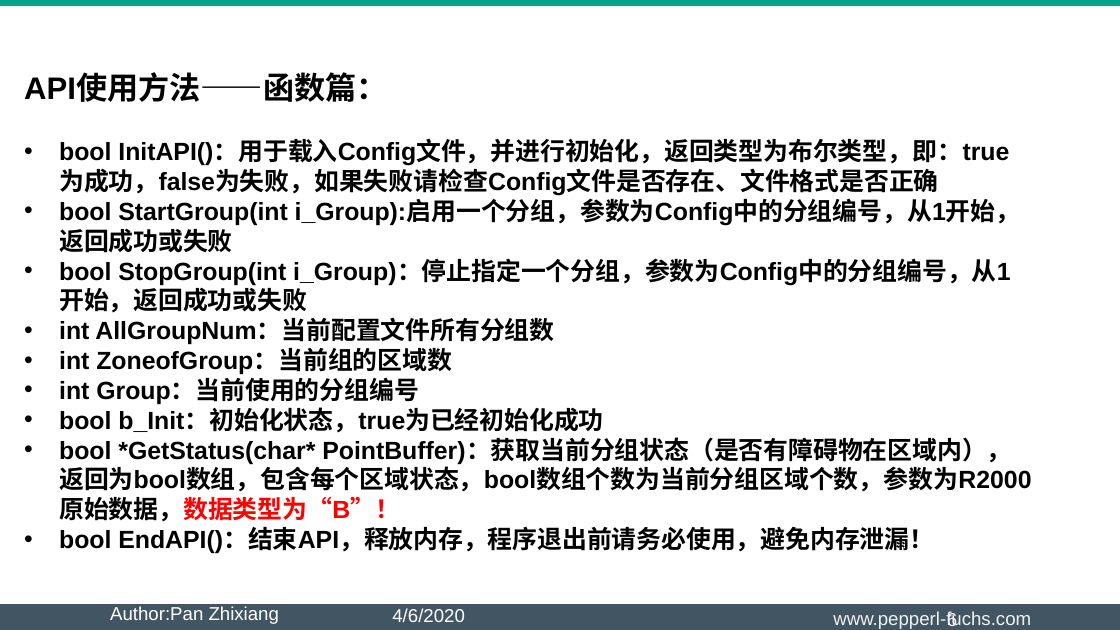
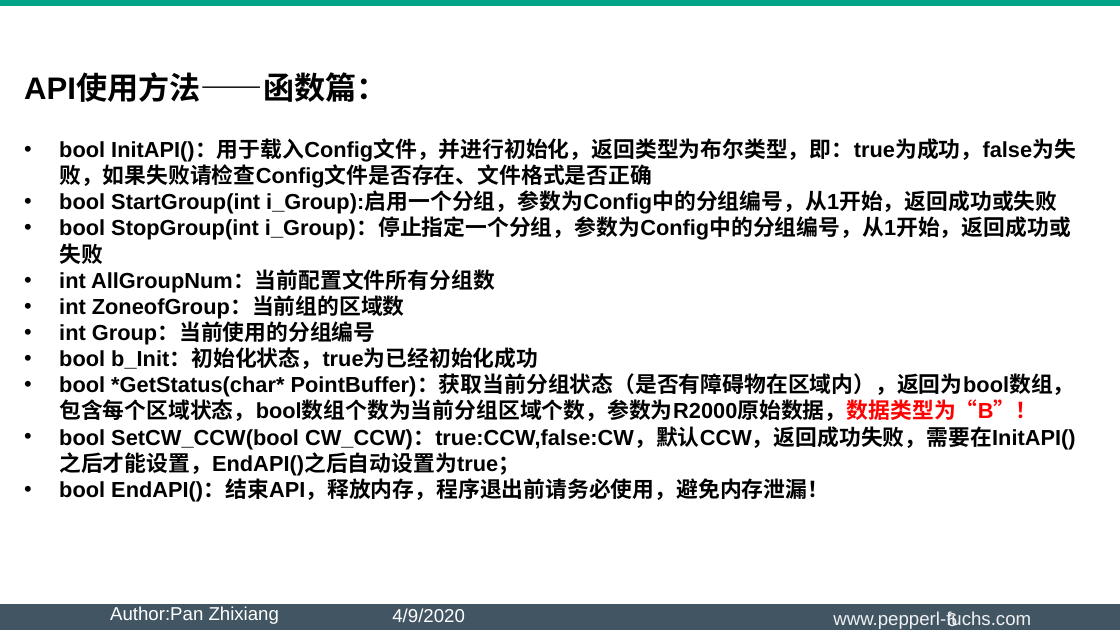
Before and after one commit to Heavydpan/Pepperl-and-Fuchs, a slide deck: slide 6 of R2000 DET 区域划分使用说明.pptx. Drawn at 1120x630 pixels with LibreOffice and Linux fonts; fonts in the diff are those of the drawing; background and template pictures are left out. Boxes give left, top, right and bottom in pixels: in the first picture for what was removed or moved away, otherwise in the second. Text is boxed around its words. In the diff, an @@ line names an element or a change of style, - is before the commit and + after.

```diff
--- a/R2000 DET 区域划分使用说明.pptx
+++ b/R2000 DET 区域划分使用说明.pptx
@@ text at box(59, 140, 1076, 502): size 16 to 14 pt in "bool InitAPI()：用于载入Config文件，并进行初始化，返回类型为布尔类型，即：true为成功，false ...", "bool StartGroup(int i_Group):启用一个分组，参数为Config中的分组编号，从1开始，返回成 ...", "bool StopGroup(int i_Group)：停止指定一个分组，参数为Config中的分组编号，从1开始，返回 ...", "int AllGroupNum：当前配置文件所有分组数" and 5 more places @@
@@ text at box(59, 427, 1076, 476): paragraph added @@
+• bool SetCW_CCW(bool CW_CCW)：true:CCW,false:CW，默认CCW，返回成功失败，需要在InitAPI()之后才能设置，EndAPI()之后自动设置为true；
@@ text at box(392, 608, 465, 622): text changed @@
-4/6/2020
+4/9/2020
```
Also in this commit, not shown: 7 other slides changed, 2 other files.
